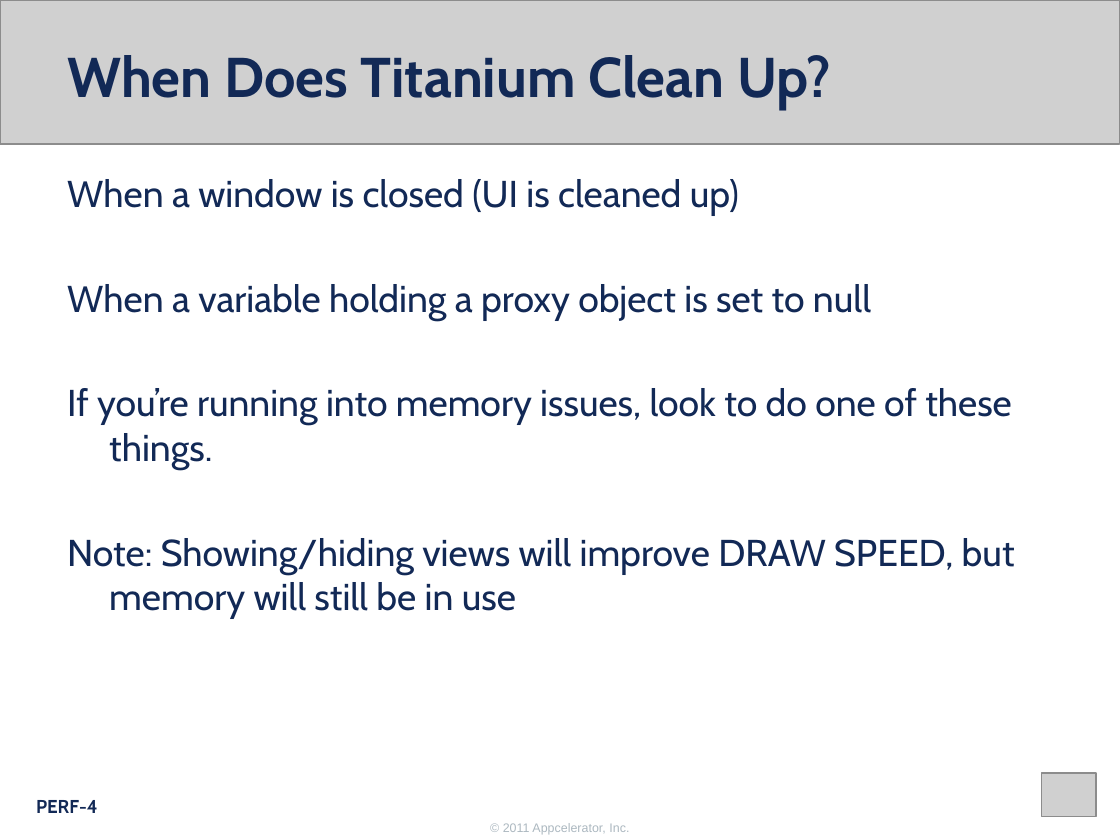
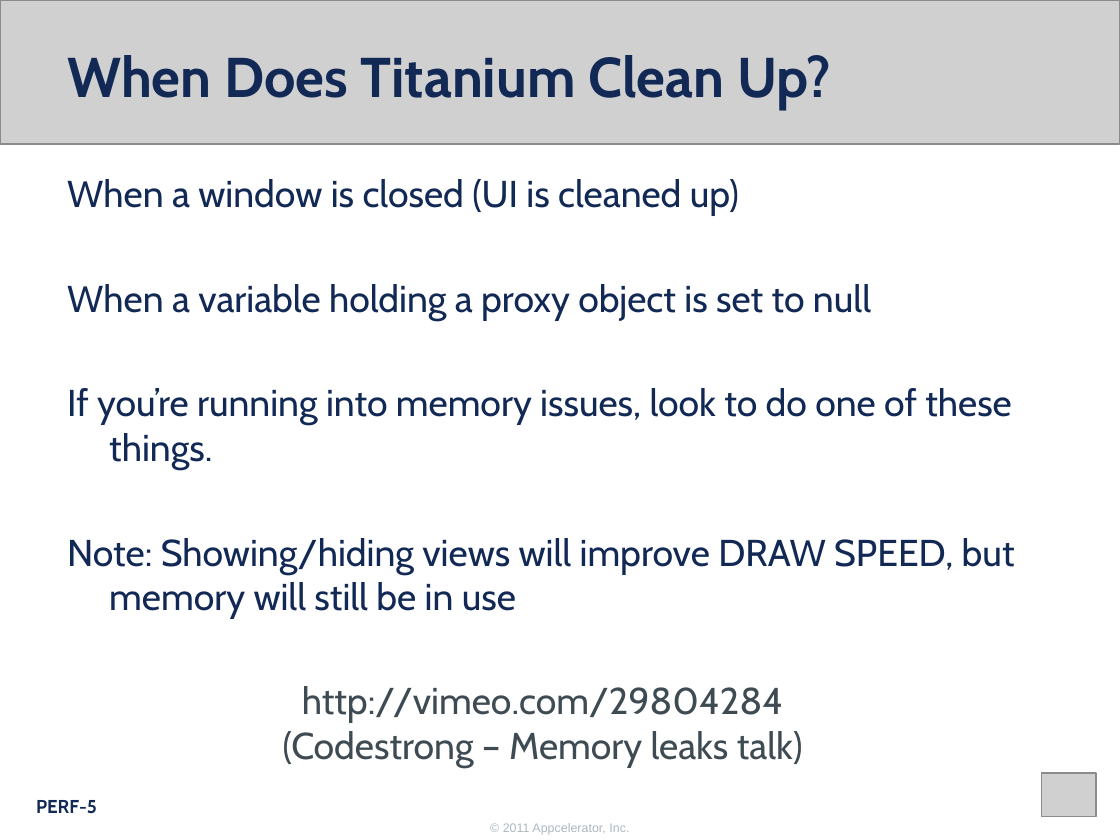
Before and after one commit to appcelerator-forks/appcelerator-training.tcmd_certification, a slide deck: slide 5 of 300.pptx (slide 4 before the commit). Drawn at 1120x840 pixels with LibreOffice and Linux fonts; fonts in the diff are those of the drawing; grey boxes stand for pictures; background and template pictures are left out. Boxes give left, top, right and bottom in pixels: in the first picture for what was removed or moved away, otherwise in the second. Text is boxed around its words. In the diff, an @@ line names an element or a change of style, - is before the commit and + after.

```diff
--- a/300.pptx
+++ b/300.pptx
@@ text added at box(283, 686, 803, 768), 24 pt, text #3F4B53 @@
+http://vimeo.com/29804284
+(Codestrong – Memory leaks talk)
@@ page number at box(36, 800, 97, 814): text changed @@
-PERF-4
+PERF-5
```
Also in this commit, not shown: 1 slide added, 5 other files.
